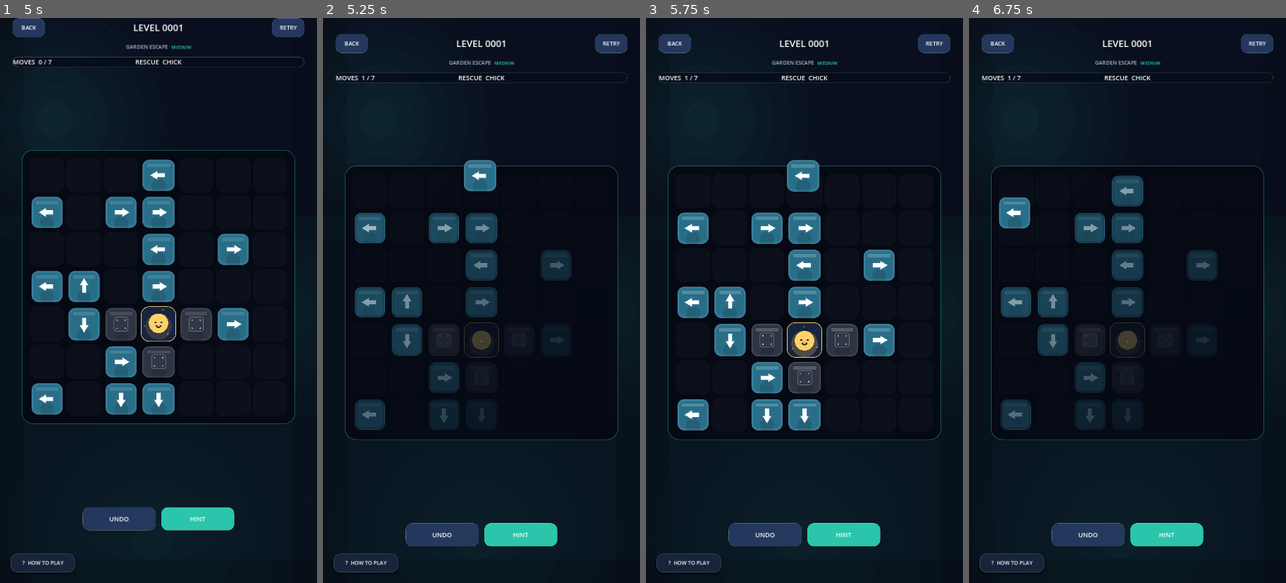
Above: before the commit, frames 1-4 (left to right).
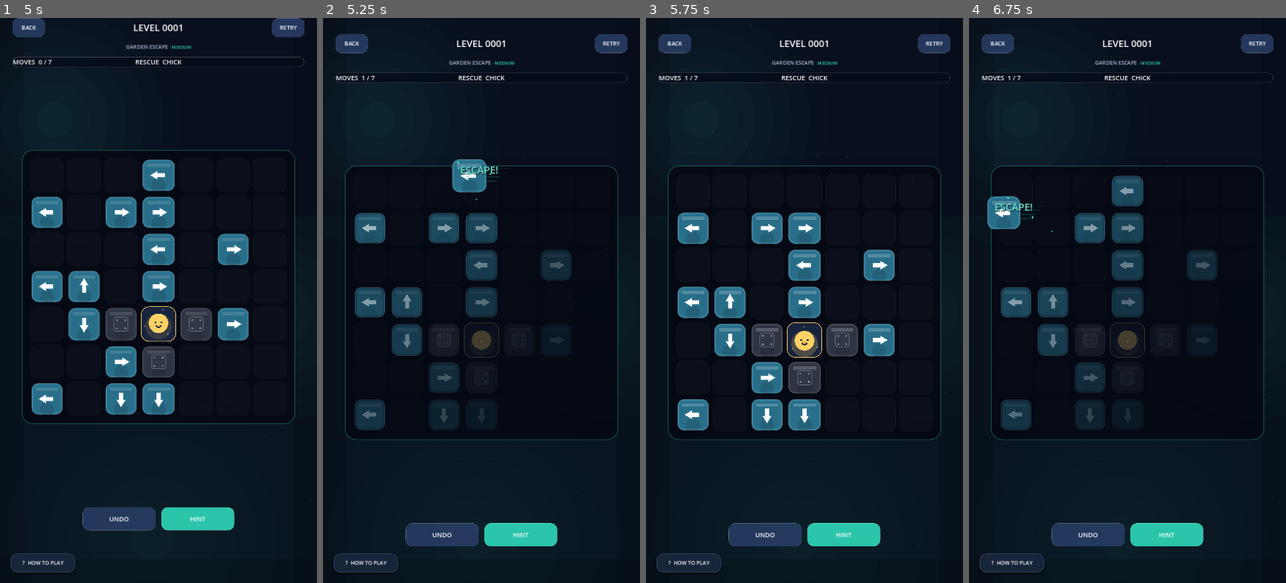
Above: after the commit, the same moments.

Repository: eghosa001/unjam
Game: Godot game, scene res://scenes/Main.tscn
Two runs of this game, one before a commit and one after it. Both use one fixed random seed, a clock stepped at 60 frames per second and the inputs below.
Inputs (mouse positions are in pixels of both pictures, inside the frame that each line leads up to):
- Up to frame 1 (5 s): click "PLAY • LEVEL 1" at 0.5 s; click "1 MED" at 1.25 s; click "RETRY" at 2 s; click "RETRY" at 2.75 s; click "RETRY" at 3.5 s; click "GOT IT — PLAY" at 4.25 s
- Up to frame 2 (5.25 s): click (481, 176) at 5.02 s
- Up to frame 3 (5.75 s): no input
- Up to frame 4 (6.75 s): click "RETRY" at 5.75 s; click (1016, 210) at 6.52 s

Frame 1 is identical in both runs. In frame 2, 0.6% of the frame differs, in the area x 40-58%, y 25-33%; in frame 3, 0.6%; in frame 4, 0.6%.
Error before the commit: Invalid access to property or key 'global_rect' on a base object of type 'Button (PremiumPieceButton)'. (res://scripts/game/rescue_rush_polished.gd:38)

Commit message:
Fix Rescue Rush escape visuals and boss shortcut

Diff:
--- a/scripts/game/rescue_rush_polished.gd
+++ b/scripts/game/rescue_rush_polished.gd
@@ -35,10 +35,10 @@
 	var start_pos := ghost.position
 	var distance := maxf(get_viewport_rect().size.x, get_viewport_rect().size.y) + 380.0 + float(mini(chain_count, 8)) * 34.0
 	var target := start_pos + direction * distance + normal * sin(float(pos.x + pos.y)) * 18.0
-	var center: Vector2 = cell.global_rect.get_center() - global_position
+	var center: Vector2 = cell.get_global_rect().get_center() - global_position
 	PremiumVisuals.burst(center, world_accent(), 7 + mini(chain_count, 8))
 	_spawn_chain_popup(center, chain_count)
-	_spawn_speed_lines(cell.global_rect.get_center(), direction, world_accent())
+	_spawn_speed_lines(cell.get_global_rect().get_center(), direction, world_accent())
 	var twist := deg_to_rad(8.0 if direction.x + direction.y > 0.0 else -8.0)
 	var tween := create_tween()
 	tween.tween_property(ghost, "position", start_pos - direction * 11.0, 0.055).set_trans(Tween.TRANS_QUAD).set_ease(Tween.EASE_OUT)
@@ -134,7 +134,7 @@
 	for y in range(center.y - 1, center.y + 2):
 		for x in range(center.x - 1, center.x + 2):
 			var idx: int = get_piece_index_at(Vector2i(x, y))
-			if idx >= 0 and String(pieces[idx].get("type", "")) != "gate":
+			if idx >= 0 and String(pieces[idx].get("type", "")) not in ["gate", "blocker"]:
 				_spawn_vanish_visual(idx, "BOOM!")
 				pieces[idx]["active"] = false
 				chain_count += 1
